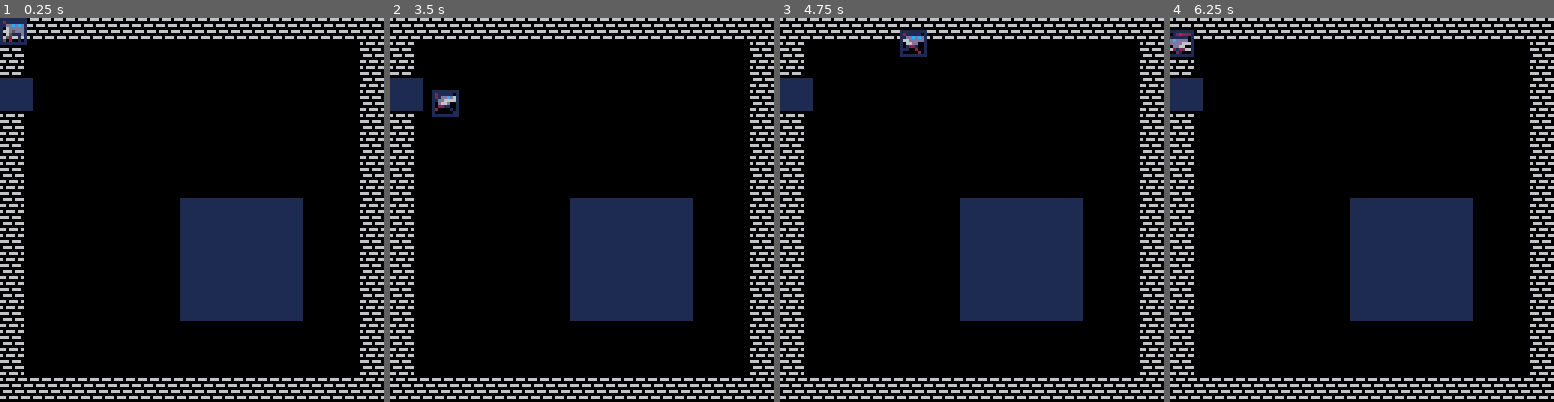
Above: before the commit, frames 1-4 (left to right).
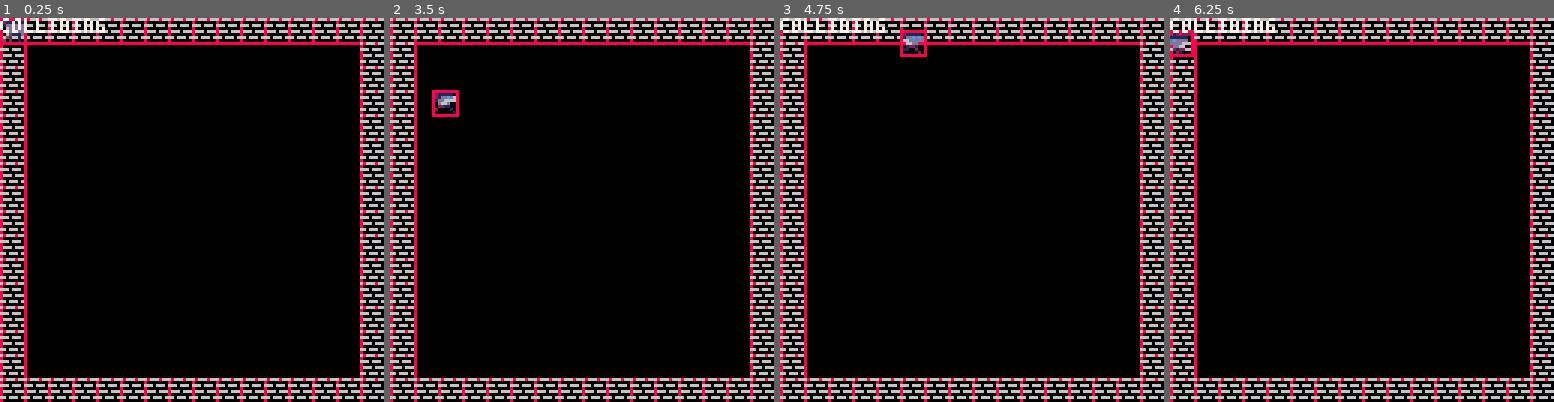
Above: after the commit, the same moments.

Repository: bttrs/toyboxjam2019
Game: PICO-8 cartridge game.p8
Same seed, same stepped clock (60 frames per second), same inputs: the game is played once before the commit and once after it.
Inputs:
- Up to frame 1 (0.25 s): no input
- Up to frame 2 (3.5 s): hold Left 1.97-2.37 s; hold Down 2.42-2.82 s; hold Right from 2.87 s (still down)
- Up to frame 3 (4.75 s): release Right at 3.53 s; hold Up 3.58-4.08 s; hold Right 4.13-4.53 s; hold Down from 4.58 s (still down)
- Up to frame 4 (6.25 s): release Down at 5.08 s; hold Left 5.13-5.8 s; hold Up 5.85-6.18 s; hold Left from 6.23 s (still down)

The runs differ from the first frame. In frame 1, 15% of the frame differs, in the area x 0-99%, y 0-100%; in frame 2, 15%; in frame 3, 15%; in frame 4, 15%.

Commit message:
fixed collision

Diff:
--- a/game.p8
+++ b/game.p8
@@ -41,6 +41,7 @@
 -- (not on gruber level, but useful)
 -------------------------------
 function _init()
+	DEBUG=true
 	char.init()
 	solids = {}
 	add(solids,box)
@@ -64,30 +65,11 @@
 	cls ()
 	create_room()
 	char.draw()
-	rectfill(box.x, box.y, box.x+box.w, box.y+box.h, 1)
-	add_solid(box.x,box.y,box.w,box.h)
-	rectfill(box2.x, box2.y, box2.x+box2.w, box2.y+box2.h, 1)
-	add_solid(box2.x,box2.y,box2.w,box2.h)
 end -- fn
 ------------------------------
 
 -->8
 -- char tab
-box={
-	x=60,
-	y=60,
-	w=40,
-	h=40;
-}
-
-box2={
-	x=0,
-	y=20,
-	w=10,
-	h=10;
-}
-
-
 char={
 	x=0,
 	y=0,
@@ -108,15 +90,18 @@
 	char.direction = utils.dir_r
 end
 
+
 function char.draw()
 	spr(char.anim:getsprite(), char.x, char.y,1, 1, char.direction==utils.dir_l)
-	rect(char.x, char.y, char.x+char.w, char.y+char.h, 1)
-end
-
+	if DEBUG then
+		rect(char.x, char.y, char.x+char.w, char.y+char.h, 8)
+	end
+	if is_colliding(char) then
+		print("colliding",0,0,7)
+	end
+end
+-- man kann scheinbar nicht  im update zeichnen
 function char.update()
-	if is_colliding(char) then
-		print("colliding")
-	end
 	char.anim:setsprite(char_animation.a_idle,5)
 	if btn(⬆️) then
 		char.y -= char.speed
@@ -191,7 +176,6 @@
 	o1 = pair[1]
 	o2 = pair[2]
 	col = o1.x < o2.x + o2.w and o2.x < o1.x + o1.w and o1.y < o2.y + o2.h and o2.y < o1.y + o1.h
-	print(col,0,0,7) -- for debug
 	return col;
 end
 
@@ -203,7 +187,7 @@
 
 function is_colliding(obj)
 	for s in all(solids) do
-		if collide({s, obj}) then
+		if collide({s, obj}) and s != obj then
 			return true
 		end
 	end
@@ -220,13 +204,15 @@
 
 function add_solid(x,y,w,h)
 	add(solids, {x=x, y=y, w=w, h=h})
+	if DEBUG then
+		rect(x, y, x+w, y+h, 8)
+	end
 end
 
 function create_room()
 	solids={}
 	for x=0,15,1 do
 	 for y=0,15,1 do
-			add_solid(x,y,8,8)
 			draw_tile(x,y,default_room)
 		end
 	end
@@ -235,6 +221,7 @@
 function draw_tile(x,y,tileset)
 	-- draw walls
 	if x==0 or x==15 or y==0 or y==15 then
+		add_solid(x*8,y*8,8,8)
 		spr(tileset.wall[1],x*8,y*8)
 	end
 
